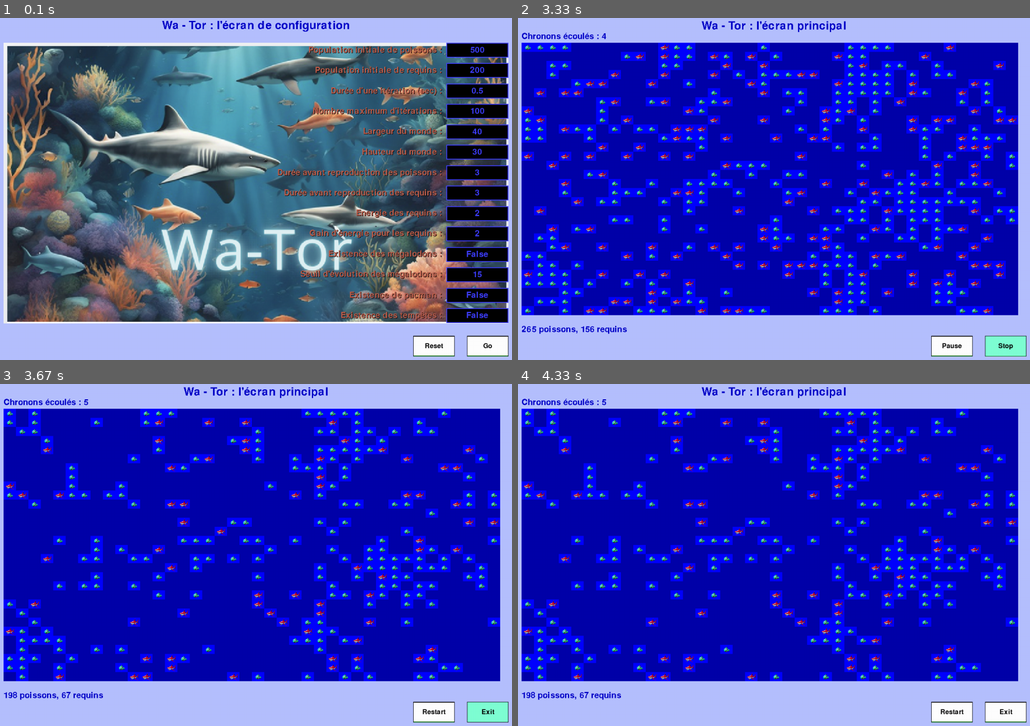
Above: before the commit, frames 1-4 (two rows, left to right).
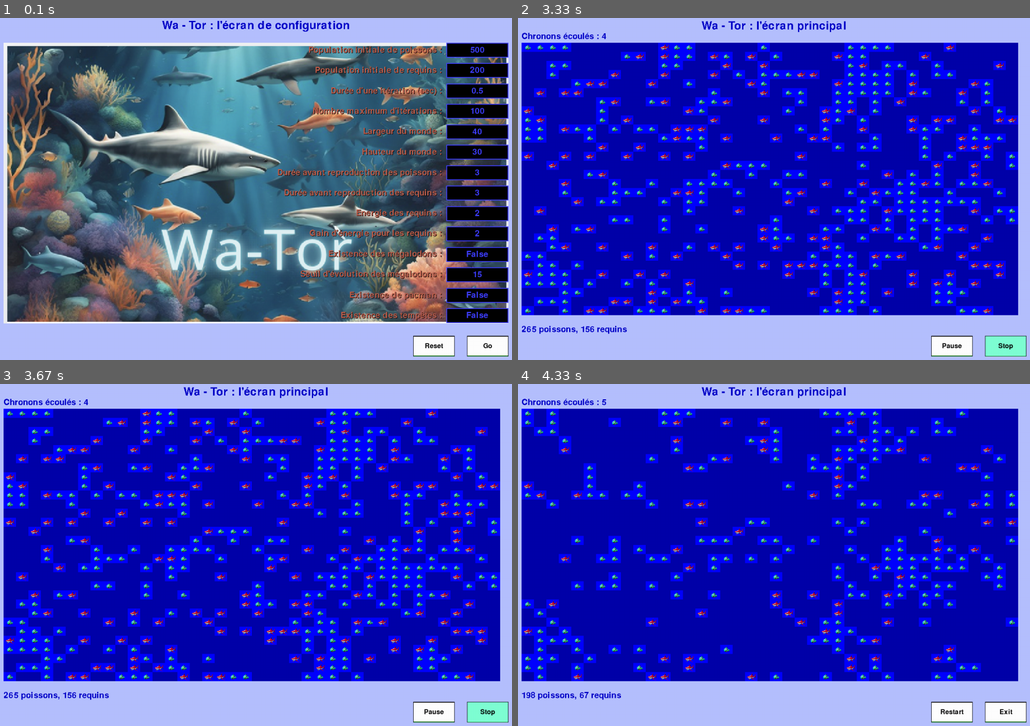
Above: after the commit, the same moments.

Repository: Khadaassi/Simplon_Wa-tor
Game: pygame game, started from main.py
Same seed, same stepped clock (60 frames per second), same inputs: the game is played once before the commit and once after it.
Inputs (mouse positions are in pixels of both pictures, inside the frame that each line leads up to):
- Up to frame 1 (0.1 s): no input
- Up to frame 2 (3.33 s): click (1004, 346) at 0.38 s; click (610, 274) at 1.27 s; click (1004, 346) at 1.6 s; click (584, 182) at 1.93 s; move the mouse to (912, 250) at 2.6 s; click (912, 250) at 2.78 s
- Up to frame 3 (3.67 s): click (486, 712) at 3.38 s
- Up to frame 4 (4.33 s): move the mouse to (574, 483) at 3.8 s; click (574, 483) at 4.02 s

Frames 1-2 are identical in both runs. In frame 3, 31% of the frame differs, in the area x 0-100%, y 4-99%; in frame 4, nothing differs.

Commit message:
include fish green

Diff:
--- a/main.py
+++ b/main.py
@@ -85,7 +85,7 @@
         display.stop() # tells display there is no more world to show
 
         # function to plot the population of fish and sharks
-        #plot_population(iterations, fish_population, shark_population, megalodon_population)
+        plot_population(iterations, fish_population, shark_population, megalodon_population)
 
         # keep the screen visible while user don't quit the pygame window (or click on 'Exit')
         while display.state not in [DisplayState.CONF, DisplayState.OUT] :
Binary file changed: images/wator_populations.png
